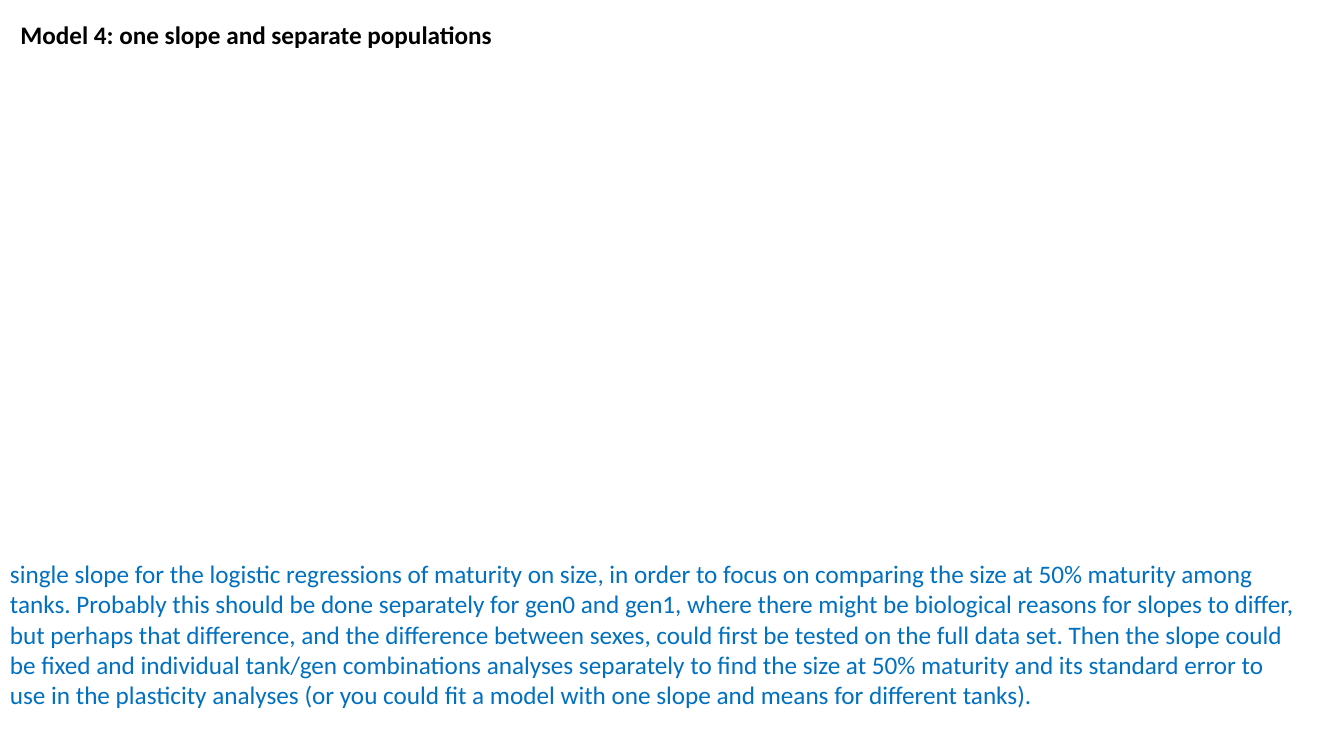
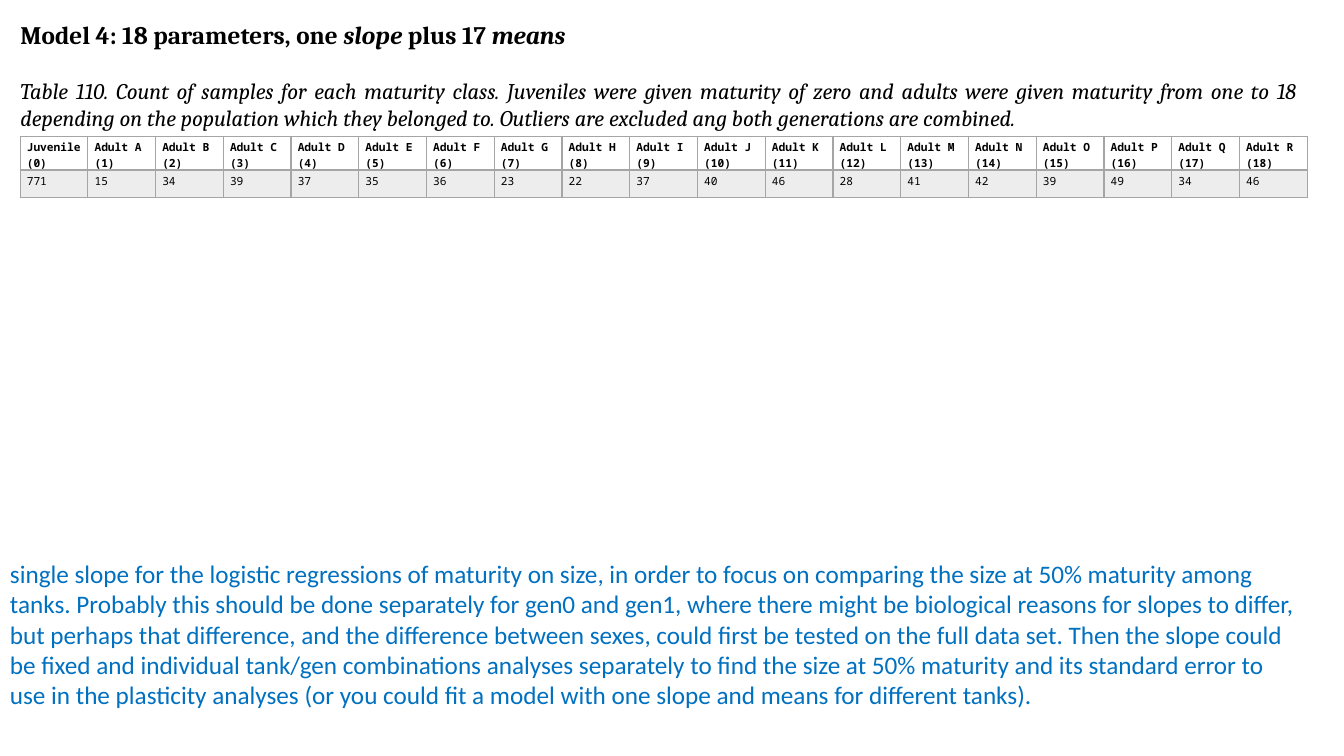
Before and after one commit to sam0per/Littorina_CZ_offspring, a slide deck: slide 12 of docs/Littorina_offspring_size_maturity.pptx (slide 10 before the commit). Drawn at 1344x756 pixels with LibreOffice and Linux fonts; fonts in the diff are those of the drawing. Boxes give left, top, right and bottom in pixels: in the first picture for what was removed or moved away, otherwise in the second. Text is boxed around its words. In the diff, an @@ line names an element or a change of style, - is before the commit and + after.

Commit message:
populations in generation 0 have no juveniles

```diff
--- a/docs/Littorina_offspring_size_maturity.pptx
+++ b/docs/Littorina_offspring_size_maturity.pptx
@@ text at box(20, 26, 566, 50): text changed; font Calibri to Cambria @@
-Model 4: one slope and separate populations
+Model 4: 18 parameters, one slope plus 17 means
@@ text added at box(20, 83, 1296, 131), 16 pt, text #000000, italic @@
+Table 110. Count of samples for each maturity class. Juveniles were given maturity of zero and adults were given maturity from one to 18 depending on the population which they belonged to. Outliers are excluded ang both generations are combined.
@@ table added at box(20, 136, 1304, 197), 2 rows, 19 columns @@
+Juvenile (0) | Adult A (1) | Adult B (2) | Adult C (3) | Adult D (4) | Adult E (5) | Adult F (6) | Adult G (7) | Adult H (8) | Adult I (9) | Adult J (10) | Adult K (11) | Adult L (12) | Adult M (13) | Adult N (14) | Adult O (15) | Adult P (16) | Adult Q (17) | Adult R (18)
+771 | 15 | 34 | 39 | 37 | 35 | 36 | 23 | 22 | 37 | 40 | 46 | 28 | 41 | 42 | 39 | 49 | 34 | 46
```
Also in this commit, not shown: 2 other slides changed, 2 slides added, 1 slide removed, 2 other files.
